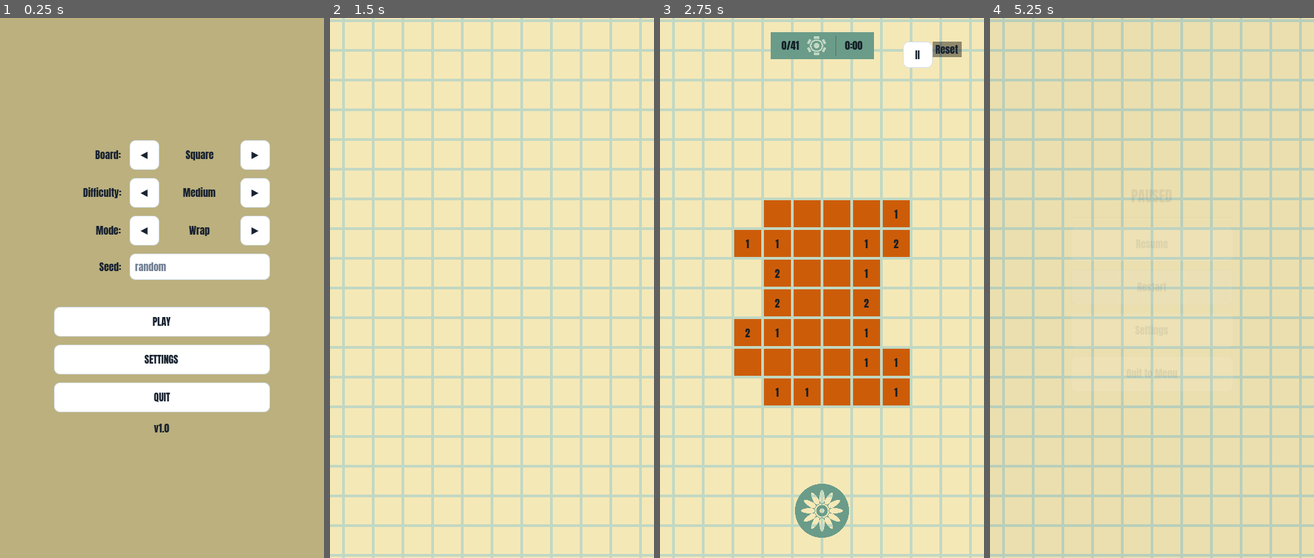
Above: before the commit, frames 1-4 (left to right).
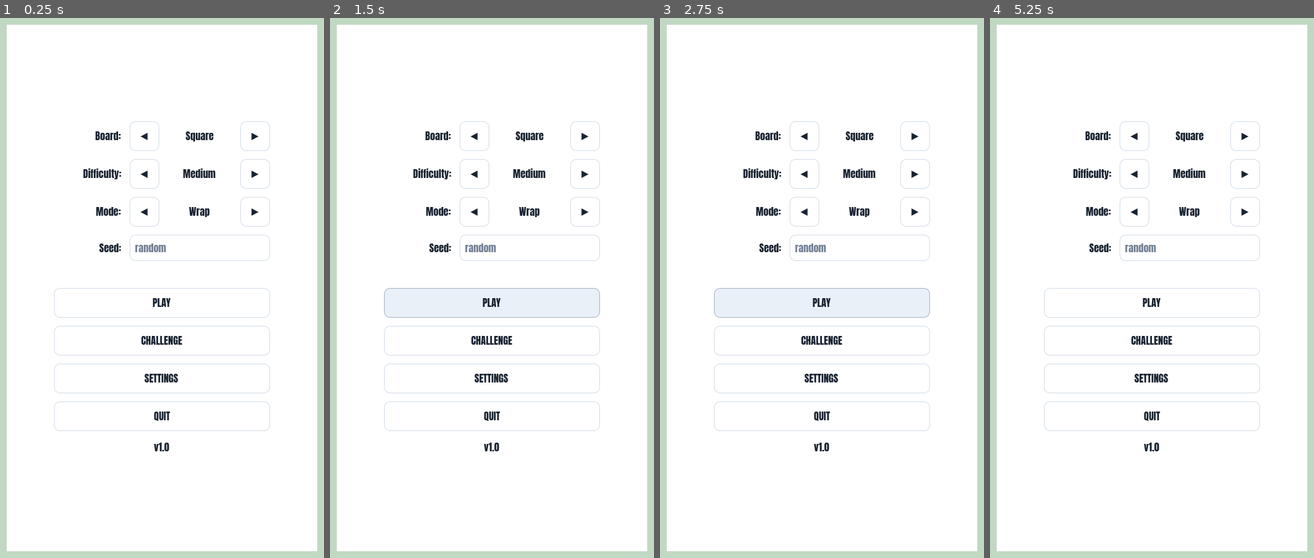
Above: after the commit, the same moments.

Repository: Kape99/mine-sweeper
Game: Godot game, scene res://Scenes/base.tscn
The game is run twice, just before and just after one commit, with the same random seed, the same clock (stepped at 60 frames per second) and the same inputs.
Inputs (mouse positions are in pixels of both pictures, inside the frame that each line leads up to):
- Up to frame 1 (0.25 s): no input
- Up to frame 2 (1.5 s): click (492, 342) at 0.5 s, where only the run after the commit has a clickable "CHALLENGE"; click "PLAY" at 1.25 s
- Up to frame 3 (2.75 s): click (822, 304) at 2 s, where only the run after the commit has a clickable "PLAY"
- Up to frame 4 (5.25 s): click (1152, 509) at 2.77 s; click (1135, 136) at 3.5 s, where only the run after the commit has a clickable "◀"; click (1249, 55) at 4.25 s, where only the run before the commit has a clickable "II"; click (1152, 288) at 5 s, where only the run before the commit has a clickable "Restart"

The runs differ from the first frame. In frame 1, 86% of the frame differs, in the area x 0-100%, y 0-100%; in frame 2, 98%; in frame 3, 98%; in frame 4, 98%.
Error after the commit: Parse Error: Function "_apply_theme_colors()" not found in base self. (res://Scripts/GUI/main_menu.gd:30)

Commit message:
daily challenge

Diff:
--- a/Scenes/Menu/MainMenu.tscn
+++ b/Scenes/Menu/MainMenu.tscn
@@ -19,7 +19,6 @@
 anchor_bottom = 1.0
 grow_horizontal = 2
 grow_vertical = 2
-color = Color(0.7263406, 0.63909066, 0.40182054, 0.7490196)
 
 [node name="CenterContainer" type="CenterContainer" parent="." unique_id=1389279100]
 layout_mode = 1
@@ -142,6 +141,13 @@
 layout_mode = 2
 text = "PLAY"
 
+[node name="DailyChallenge" type="Button" parent="CenterContainer/Panel" unique_id=1459383377]
+custom_minimum_size = Vector2(220, 44)
+layout_mode = 2
+text = "CHALLENGE"
+
+[node name="HTTPRequest" type="HTTPRequest" parent="CenterContainer/Panel/DailyChallenge" unique_id=285439928]
+
 [node name="SettingsButton" type="Button" parent="CenterContainer/Panel" unique_id=1554730487]
 custom_minimum_size = Vector2(220, 44)
 layout_mode = 2
--- a/Scripts/GUI/main_menu.gd
+++ b/Scripts/GUI/main_menu.gd
@@ -20,11 +20,15 @@
 @onready var _wrap_label: Label = $CenterContainer/Panel/WrapRow/WrapLabel
 @onready var _seed_edit: LineEdit = $CenterContainer/Panel/SeedRow/SeedEdit
 @onready var _start_button: Button = $CenterContainer/Panel/StartButton
+@onready var _daily_button: Button = $CenterContainer/Panel/DailyChallenge
+@onready var _https: HTTPRequest = $CenterContainer/Panel/DailyChallenge/HTTPRequest
 @onready var _settings_button: Button = $CenterContainer/Panel/SettingsButton
 @onready var _quit_button: Button = $CenterContainer/Panel/QuitButton
 
 
 func _ready() -> void:
+	_apply_theme_colors()
+	GlobalState.theme_changed.connect(_apply_theme_colors)
 	_sync_from_global_state()
 	_connect_signals()
 
@@ -47,6 +51,8 @@
 	_wrap_next.pressed.connect(_on_wrap_next)
 	_seed_edit.text_changed.connect(_on_seed_changed)
 	_start_button.pressed.connect(_on_start)
+	_daily_button.pressed.connect(_on_daily)
+	_https.request_completed.connect(_on_request_completed)
 	_settings_button.pressed.connect(_on_settings)
 	_quit_button.pressed.connect(_on_quit)
 func _sync_from_global_state() -> void:
@@ -54,6 +60,10 @@
 	_difficulty_label.text = GlobalState.get_difficulty()
 	_wrap_label.text = BOARD_MODE_NAMES[1 if GlobalState.board_wrap else 0]
 	_seed_edit.text = GlobalState.board_seed
+
+func _set_seed(text: String) -> void:
+	# Store normalized so "test7" and "TEST7 " share the same board.
+	GlobalState.board_seed = text.strip_edges().to_upper()
 
 
 func _on_board_type_prev() -> void:
@@ -96,13 +106,20 @@
 
 
 func _on_seed_changed(text: String) -> void:
-	# Store normalized so "zuru7" and "ZURU7 " share the same board.
-	GlobalState.board_seed = text.strip_edges().to_upper()
-
+	_set_seed(text)
 
 func _on_start() -> void:
 	start_requested.emit()
 
+func _on_daily() -> void:
+	_seed_edit.clear()
+	_https.request("https://timeapi.io/api/v1/time/current/utc")
+
+func _on_request_completed(result, response_code, headers, body):
+	var json = JSON.parse_string(body.get_string_from_utf8())
+	var time : String = json["utc_time"]
+	_set_seed(time.split("T")[0])
+	start_requested.emit()
 
 func _on_settings() -> void:
 	settings_requested.emit()
